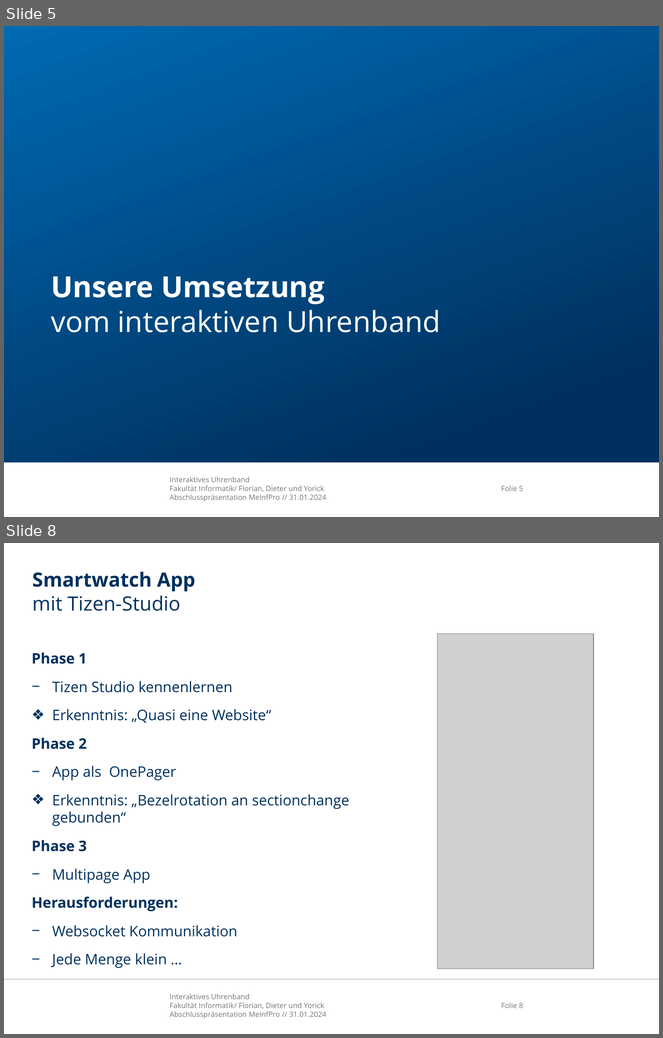
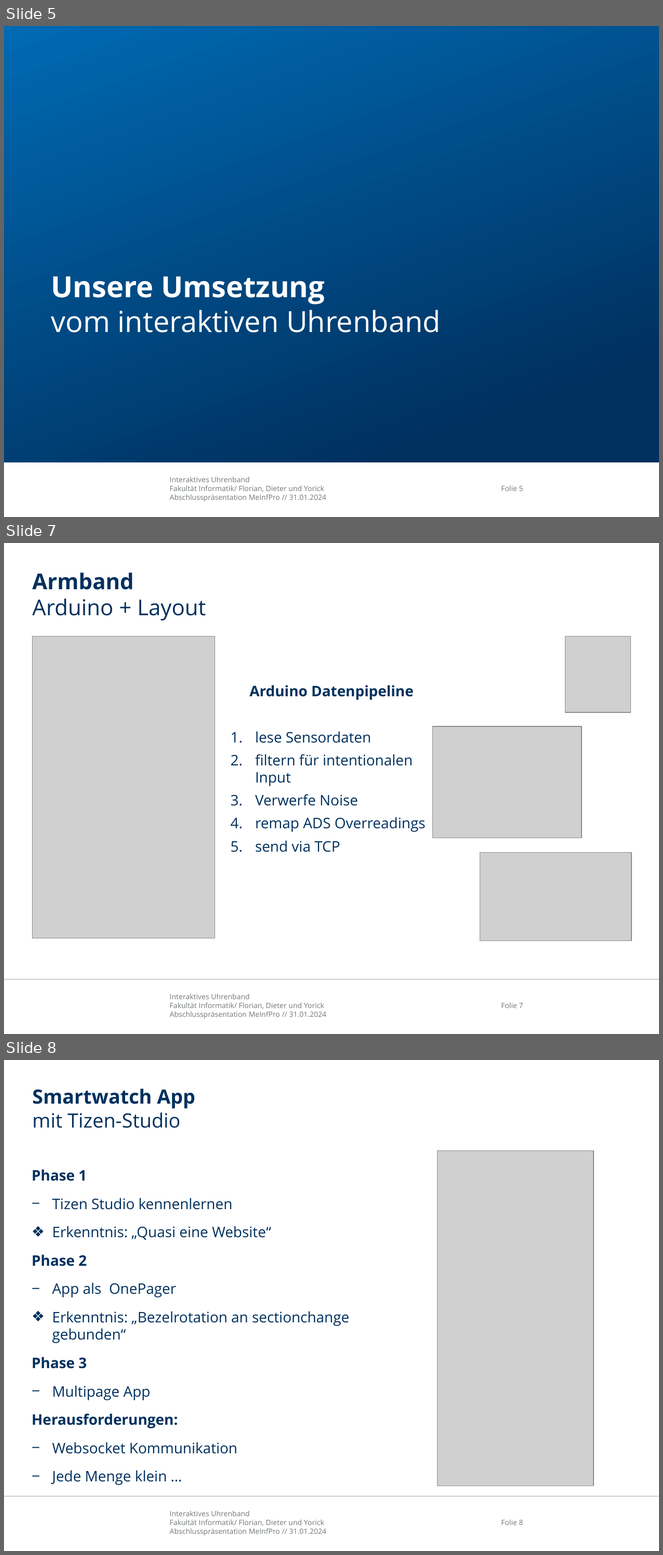
Before and after one commit to Avva-FR/StrapAR-Augmented-Smartwatch-Interface, a slide deck: doc/abschlusspraesentation/MeInfPro_Abschlusspräsentation_watch.pptx. Shown one above the other, each under a label of ours: slides 5 and 8 before the commit, slides 5, 7 and 8 after it; the slides between them are not shown. The pictures are 663x1038 and 663x1555 pixels, drawn with LibreOffice and Linux fonts; fonts in the diff are those of the drawing; grey boxes stand for pictures; background and template pictures are left out. Boxes give left, top, right and bottom in pixels: in the first picture for what was removed or moved away, otherwise in the second. Text is boxed around its words. In the diff, an @@ line names an element or a change of style, - is before the commit and + after.

```diff
--- a/doc/abschlusspraesentation/MeInfPro_Abschlusspräsentation_watch.pptx
+++ b/doc/abschlusspraesentation/MeInfPro_Abschlusspräsentation_watch.pptx
@@ slide 7 added at bbox=[4, 543, 659, 1034], background #FFFFFF; not listed: 3 template elements that a slide beside it also shows @@
@@ title added at bbox=[32, 573, 206, 620], 24 pt, text #00305E @@
+Armband
+Arduino + Layout
@@ picture added at bbox=[32, 637, 215, 939] @@
@@ picture added at bbox=[566, 637, 631, 713] @@
@@ text added at bbox=[249, 685, 426, 852], 16 pt, text #00305E @@
+Arduino Datenpipeline
+1. lese Sensordaten
+2. filtern für intentionalen Input
+3. Verwerfe Noise
+4. remap ADS Overreadings
+5. send via TCP
@@ picture added at bbox=[432, 727, 581, 838] @@
@@ picture added at bbox=[480, 853, 631, 941] @@
```
Also in this commit, not shown: 3 slides changed, 1 slide removed.
